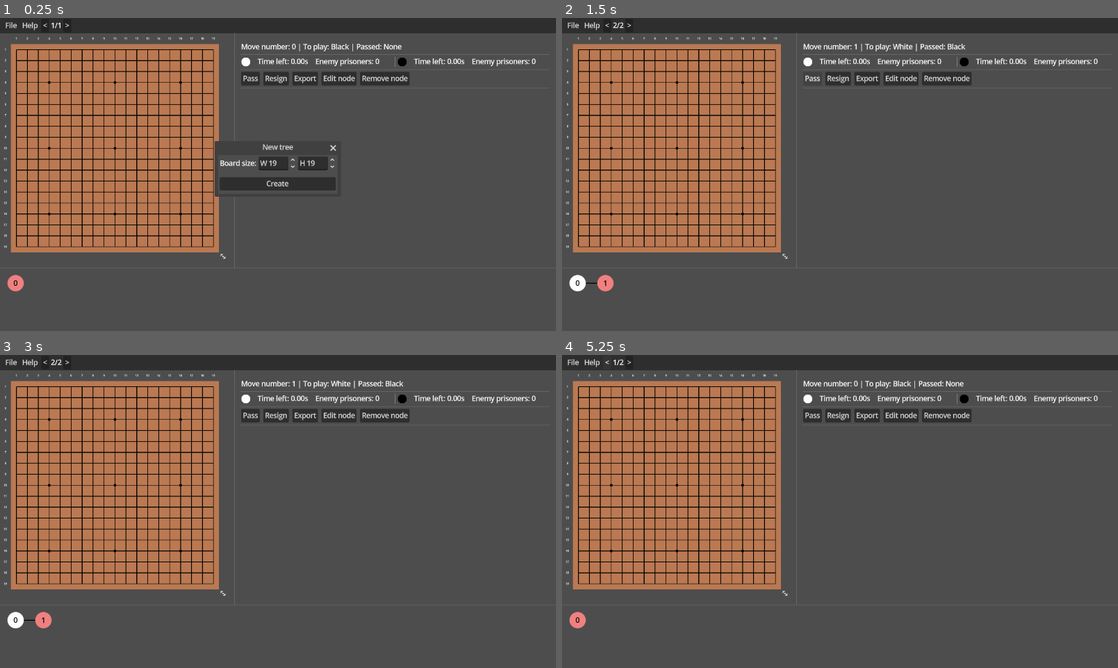
Above: before the commit, frames 1-4 (two rows, left to right).
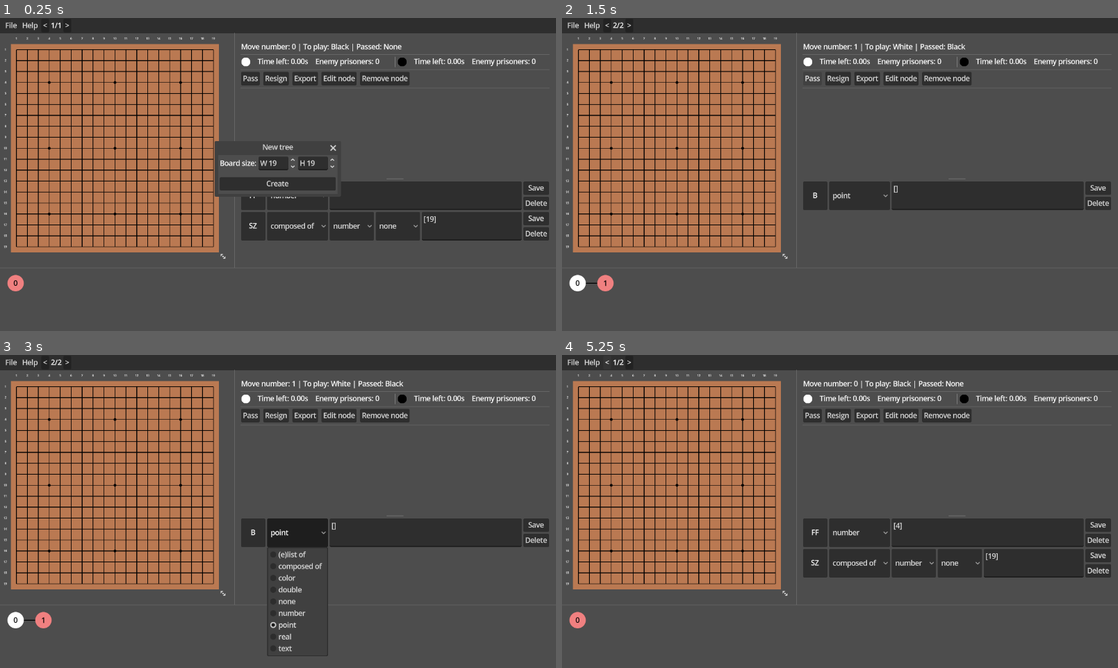
Above: after the commit, the same moments.

Repository: MichalHrbek/gdgo
Game: Godot game, scene res://scenes/main.tscn
The game is run twice, just before and just after one commit, with the same random seed, the same clock (stepped at 60 frames per second) and the same inputs.
Inputs (mouse positions are in pixels of both pictures, inside the frame that each line leads up to):
- Up to frame 1 (0.25 s): no input
- Up to frame 2 (1.5 s): click "Create" at 0.5 s; click "Pass" at 1.25 s
- Up to frame 3 (3 s): click "Resign" at 2 s; click (300, 533) at 2.75 s, where only the run after the commit has a clickable "point"
- Up to frame 4 (5.25 s): click "Pass" (after the commit: "Save") at 3.5 s; click "File" at 4.25 s; click "<" at 5 s

The runs differ from the first frame. In frame 1, 8.8% of the frame differs, in the area x 43-99%, y 51-72%; in frame 2, 4.9%; in frame 3, 5.5%; in frame 4, 9.6%.

Commit message:
Manual SGF viewing

Diff:
--- a/scenes/board_piece.tscn
+++ b/scenes/board_piece.tscn
@@ -1,6 +1,6 @@
 [gd_scene format=3 uid="uid://bt7eoyoj6yo3e"]
 
-[ext_resource type="Script" uid="uid://c6lui3xkwn8j" path="res://scripts/go/ui/board_piece.gd" id="1_kovof"]
+[ext_resource type="Script" uid="uid://c6lui3xkwn8j" path="res://scripts/ui/board_piece.gd" id="1_kovof"]
 [ext_resource type="Texture2D" uid="uid://be3u045e6woxv" path="res://assets/grid/grid_bottom.svg" id="2_my1nj"]
 [ext_resource type="Texture2D" uid="uid://b1fjj6wg1am83" path="res://assets/grid/grid_top.svg" id="3_1f78n"]
 [ext_resource type="Texture2D" uid="uid://dtvk1dw3s4iqo" path="res://assets/grid/grid_left.svg" id="4_ul1dh"]
--- a/scenes/main.tscn
+++ b/scenes/main.tscn
@@ -1,13 +1,14 @@
 [gd_scene format=3 uid="uid://bcxwy2weokxef"]
 
-[ext_resource type="Script" uid="uid://cwrc6h0puvesm" path="res://scripts/go/ui/file_menu.gd" id="1_o6xl0"]
-[ext_resource type="Script" uid="uid://hfk0hqouwuei" path="res://scripts/go/ui/game_state_ui.gd" id="2_jyhfs"]
-[ext_resource type="Script" uid="uid://d4bwd2p4ppo3l" path="res://scripts/go/ui/board.gd" id="2_tbgi4"]
+[ext_resource type="Script" uid="uid://cwrc6h0puvesm" path="res://scripts/ui/file_menu.gd" id="1_o6xl0"]
+[ext_resource type="Script" uid="uid://hfk0hqouwuei" path="res://scripts/ui/game_state_ui.gd" id="2_jyhfs"]
+[ext_resource type="Script" uid="uid://d4bwd2p4ppo3l" path="res://scripts/ui/board.gd" id="2_tbgi4"]
 [ext_resource type="Texture2D" uid="uid://cwej1vhu75qwf" path="res://assets/ui/scale.svg" id="2_tefeu"]
-[ext_resource type="Script" uid="uid://c5ae88nlor0pd" path="res://scripts/go/ui/game_props_popup.gd" id="2_tipki"]
-[ext_resource type="Script" uid="uid://dm8721x0payo4" path="res://scripts/go/ui/comment_box.gd" id="3_jyhfs"]
+[ext_resource type="Script" uid="uid://c5ae88nlor0pd" path="res://scripts/ui/game_props_popup.gd" id="2_tipki"]
+[ext_resource type="Script" uid="uid://dm8721x0payo4" path="res://scripts/ui/comment_box.gd" id="3_jyhfs"]
 [ext_resource type="PackedScene" uid="uid://do4lb5meosjl" path="res://scenes/player_info.tscn" id="3_tbgi4"]
-[ext_resource type="Script" uid="uid://cftxeap8dnx5r" path="res://scripts/go/ui/sgf_tree_vis.gd" id="3_tefeu"]
+[ext_resource type="Script" uid="uid://cftxeap8dnx5r" path="res://scripts/ui/sgf_tree_vis.gd" id="3_tefeu"]
+[ext_resource type="Script" uid="uid://dgr5spgpi0ydc" path="res://scripts/ui/sgf_props_editor.gd" id="8_85g3d"]
 
 [sub_resource type="StyleBoxFlat" id="StyleBoxFlat_tefeu"]
 content_margin_left = 0.0
@@ -250,11 +251,26 @@
 [node name="HSeparator2" type="HSeparator" parent="CanvasLayer/VBoxContainer/HBoxContainer/MarginContainer2/VBoxContainer" unique_id=1380624165]
 layout_mode = 2
 
-[node name="Comment" type="RichTextLabel" parent="CanvasLayer/VBoxContainer/HBoxContainer/MarginContainer2/VBoxContainer" unique_id=1536925057]
+[node name="VSplitContainer" type="VSplitContainer" parent="CanvasLayer/VBoxContainer/HBoxContainer/MarginContainer2/VBoxContainer" unique_id=364775984]
+layout_mode = 2
+size_flags_vertical = 3
+theme_override_constants/autohide = 0
+
+[node name="Comment" type="RichTextLabel" parent="CanvasLayer/VBoxContainer/HBoxContainer/MarginContainer2/VBoxContainer/VSplitContainer" unique_id=1536925057]
 layout_mode = 2
 size_flags_vertical = 3
 vertical_alignment = 1
 script = ExtResource("3_jyhfs")
+
+[node name="ScrollContainer" type="ScrollContainer" parent="CanvasLayer/VBoxContainer/HBoxContainer/MarginContainer2/VBoxContainer/VSplitContainer" unique_id=743548268]
+layout_mode = 2
+size_flags_vertical = 3
+
+[node name="SgfPropsEditor" type="VBoxContainer" parent="CanvasLayer/VBoxContainer/HBoxContainer/MarginContainer2/VBoxContainer/VSplitContainer/ScrollContainer" unique_id=724082914]
+layout_mode = 2
+size_flags_horizontal = 3
+size_flags_vertical = 3
+script = ExtResource("8_85g3d")
 
 [node name="HSeparator" type="HSeparator" parent="CanvasLayer/VBoxContainer" unique_id=209413034]
 layout_mode = 2
@@ -287,4 +303,5 @@
 [connection signal="state_changed" from="CanvasLayer/VBoxContainer/ScrollContainer/SgfTreeVis" to="CanvasLayer/VBoxContainer/HBoxContainer/MarginContainer2/VBoxContainer/GameState" method="_on_state_changed"]
 [connection signal="state_changed" from="CanvasLayer/VBoxContainer/ScrollContainer/SgfTreeVis" to="CanvasLayer/VBoxContainer/HBoxContainer/MarginContainer2/VBoxContainer/HBoxContainer/WhitePlayerInfo" method="_on_state_changed"]
 [connection signal="state_changed" from="CanvasLayer/VBoxContainer/ScrollContainer/SgfTreeVis" to="CanvasLayer/VBoxContainer/HBoxContainer/MarginContainer2/VBoxContainer/HBoxContainer/BlackPlayerInfo" method="_on_state_changed"]
-[connection signal="state_changed" from="CanvasLayer/VBoxContainer/ScrollContainer/SgfTreeVis" to="CanvasLayer/VBoxContainer/HBoxContainer/MarginContainer2/VBoxContainer/Comment" method="_on_state_changed"]
+[connection signal="state_changed" from="CanvasLayer/VBoxContainer/ScrollContainer/SgfTreeVis" to="CanvasLayer/VBoxContainer/HBoxContainer/MarginContainer2/VBoxContainer/VSplitContainer/Comment" method="_on_state_changed"]
+[connection signal="state_changed" from="CanvasLayer/VBoxContainer/ScrollContainer/SgfTreeVis" to="CanvasLayer/VBoxContainer/HBoxContainer/MarginContainer2/VBoxContainer/VSplitContainer/ScrollContainer/SgfPropsEditor" method="_on_state_changed"]
--- a/scenes/player_info.tscn
+++ b/scenes/player_info.tscn
@@ -1,7 +1,7 @@
 [gd_scene format=3 uid="uid://do4lb5meosjl"]
 
 [ext_resource type="Texture2D" uid="uid://bjahbwc55i31x" path="res://assets/stones/stone.svg" id="1_oojiu"]
-[ext_resource type="Script" uid="uid://br254id0cwan1" path="res://scripts/go/ui/player_info_ui.gd" id="1_yl0j5"]
+[ext_resource type="Script" uid="uid://br254id0cwan1" path="res://scripts/ui/player_info_ui.gd" id="1_yl0j5"]
 
 [node name="PlayerInfo" type="HFlowContainer" unique_id=946200347 node_paths=PackedStringArray("color_rect", "name_label", "rank_label", "team_label", "time_label", "by_label", "prisoners_label")]
 anchors_preset = 15
--- /dev/null
+++ b/scenes/sgf_prop.tscn
@@ -0,0 +1,83 @@
+[gd_scene format=3 uid="uid://bot6ilq465w02"]
+
+[ext_resource type="Script" uid="uid://br6r8rdi4al5p" path="res://scripts/ui/sgf_prop.gd" id="1_oxr6d"]
+[ext_resource type="PackedScene" uid="uid://bopx2t1tqbnim" path="res://scenes/sgf_type.tscn" id="1_voova"]
+
+[node name="Control" type="HBoxContainer" unique_id=18523945 node_paths=PackedStringArray("l1", "list", "left", "right", "value", "key")]
+anchors_preset = 15
+anchor_right = 1.0
+anchor_bottom = 1.0
+grow_horizontal = 2
+grow_vertical = 2
+script = ExtResource("1_oxr6d")
+l1 = NodePath("HBoxContainer/L1")
+list = NodePath("HBoxContainer/List")
+left = NodePath("HBoxContainer/Left")
+right = NodePath("HBoxContainer/Right")
+value = NodePath("HBoxContainer/TextEdit")
+key = NodePath("HBoxContainer/PanelContainer/MarginContainer/KeyLabel")
+
+[node name="HBoxContainer" type="HBoxContainer" parent="." unique_id=399417756]
+layout_mode = 2
+size_flags_horizontal = 3
+
+[node name="PanelContainer" type="PanelContainer" parent="HBoxContainer" unique_id=1511957212]
+layout_mode = 2
+
+[node name="MarginContainer" type="MarginContainer" parent="HBoxContainer/PanelContainer" unique_id=842602039]
+layout_mode = 2
+theme_override_constants/margin_left = 4
+theme_override_constants/margin_top = 4
+theme_override_constants/margin_right = 4
+theme_override_constants/margin_bottom = 4
+
+[node name="KeyLabel" type="Label" parent="HBoxContainer/PanelContainer/MarginContainer" unique_id=453242507]
+custom_minimum_size = Vector2(48, 0)
+layout_mode = 2
+text = "Key"
+horizontal_alignment = 1
+vertical_alignment = 1
+
+[node name="L1" parent="HBoxContainer" unique_id=405994935 node_paths=PackedStringArray("left_compose", "right_compose", "list") instance=ExtResource("1_voova")]
+layout_mode = 2
+left_compose = NodePath("../Left")
+right_compose = NodePath("../Right")
+list = NodePath("../List")
+
+[node name="List" parent="HBoxContainer" unique_id=472659531 node_paths=PackedStringArray("left_compose", "right_compose") instance=ExtResource("1_voova")]
+visible = false
+layout_mode = 2
+type = 1
+left_compose = NodePath("../Left")
+right_compose = NodePath("../Right")
+
+[node name="Left" parent="HBoxContainer" unique_id=661869688 instance=ExtResource("1_voova")]
+visible = false
+layout_mode = 2
+type = 2
+
+[node name="Right" parent="HBoxContainer" unique_id=1002914512 instance=ExtResource("1_voova")]
+visible = false
+layout_mode = 2
+type = 2
+
+[node name="TextEdit" type="TextEdit" parent="HBoxContainer" unique_id=322781285]
+layout_mode = 2
+size_flags_horizontal = 3
+focus_mode = 1
+emoji_menu_enabled = false
+
+[node name="VBoxContainer" type="VBoxContainer" parent="HBoxContainer" unique_id=154708456]
+layout_mode = 2
+
+[node name="Button" type="Button" parent="HBoxContainer/VBoxContainer" unique_id=1574943569]
+layout_mode = 2
+size_flags_vertical = 3
+focus_mode = 1
+text = "Save"
+
+[node name="Button2" type="Button" parent="HBoxContainer/VBoxContainer" unique_id=302048278]
+layout_mode = 2
+size_flags_vertical = 3
+focus_mode = 1
+text = "Delete"
--- /dev/null
+++ b/scenes/sgf_type.tscn
@@ -0,0 +1,12 @@
+[gd_scene format=3 uid="uid://bopx2t1tqbnim"]
+
+[ext_resource type="Script" uid="uid://dep1uksob0eao" path="res://scripts/ui/sgf_type_button.gd" id="1_4esnd"]
+
+[node name="SgfTypeButton" type="OptionButton" unique_id=405994935]
+anchors_preset = 15
+anchor_right = 1.0
+anchor_bottom = 1.0
+grow_horizontal = 2
+grow_vertical = 2
+focus_mode = 1
+script = ExtResource("1_4esnd")
--- a/scenes/tree_node.tscn
+++ b/scenes/tree_node.tscn
@@ -1,7 +1,7 @@
 [gd_scene format=3 uid="uid://clih20vicpywb"]
 
 [ext_resource type="Texture2D" uid="uid://bjahbwc55i31x" path="res://assets/stones/stone.svg" id="1_cs86i"]
-[ext_resource type="Script" uid="uid://v7waphovtbla" path="res://scripts/go/ui/tree_node.gd" id="1_m7hul"]
+[ext_resource type="Script" uid="uid://v7waphovtbla" path="res://scripts/ui/tree_node.gd" id="1_m7hul"]
 
 [sub_resource type="LabelSettings" id="LabelSettings_m7hul"]
 font_color = Color(0, 0, 0, 1)
--- a/scripts/sgf/sgf_types.gd
+++ b/scripts/sgf/sgf_types.gd
@@ -89,13 +89,39 @@
 	"TW": SgfPointList.new.bind(true),      # White territory
 }
 
-class SgfTypeBase:
+const TYPES_L1 = [SgfTypes.SgfList]
+const TYPES_L2 = [SgfTypes.SgfCompose]
+const TYPES_L3 = [SgfTypes.SgfColor, SgfTypes.SgfDouble, SgfTypes.SgfNone, SgfTypes.SgfNumber, SgfTypes.SgfPoint, SgfTypes.SgfReal, SgfTypes.SgfText]
+const TYPES_ALL = TYPES_L1 + TYPES_L2 + TYPES_L3
+
+class SgfTypeBase extends RefCounted:
 	func _init(_texts: Array[String]) -> void:
 		pass
 
+	func typename() -> String:
+		return "unknown"
+
+	static func generic_typename() -> String:
+		return "unknown"
+
+	static func get_type():
+		return SgfTypeBase
+
+	func _to_string() -> String:
+		return "[]"
+
 class SgfNone extends SgfTypeBase:
 	func _to_string() -> String:
 		return "[]"
+
+	func typename() -> String:
+		return "none"
+
+	static func generic_typename() -> String:
+		return "none"
+
+	static func get_type():
+		return SgfNone
 
 class SgfDouble extends SgfTypeBase:
 	var value := 0
@@ -111,6 +137,15 @@
 	func _to_string() -> String:
 		return "[%d]" % value
 
+	func typename() -> String:
+		return "double"
+
+	static func generic_typename() -> String:
+		return "double"
+
+	static func get_type():
+		return SgfDouble
+
 class SgfColor extends SgfTypeBase:
 	var value := Stone.StoneColor.NONE
 	func _init(texts: Array[String]) -> void:
@@ -125,6 +160,15 @@
 	func _to_string() -> String:
 		return "[W]" if value == Stone.StoneColor.WHITE else "[B]"
 
+	func typename() -> String:
+		return "color"
+
+	static func generic_typename() -> String:
+		return "color"
+
+	static func get_type():
+		return SgfColor
+
 class SgfPoint extends SgfTypeBase:
 	# 1-indexed
 	var x := 0
@@ -155,10 +199,21 @@
 	func to_ivec() -> Vector2i:
 		return Vector2i(x,y)
 
+	func typename() -> String:
+		return "point"
+
+	static func generic_typename() -> String:
+		return "point"
+
+	static func get_type():
+		return SgfPoint
+
 class SgfPointList extends SgfTypeBase:
 	var points: Array[Vector2i] = []
-
-	func _init(texts: Array[String], elist: bool = false) -> void:
+	var elist: bool
+
+	func _init(texts: Array[String], elist_: bool = false) -> void:
+		elist = elist_
 		if elist:
 			if len(texts) == 1:
 				if len(texts[0]) == 0:
@@ -187,6 +242,16 @@
 			s += "[" + SgfPoint.int_to_chr(i.x) + SgfPoint.int_to_chr(i.y) + "]"
 		return s
 
+	func typename() -> String:
+		if elist: return "elist of point"
+		return "list of point"
+
+	static func generic_typename() -> String:
+		return "(e)list of point"
+
+	static func get_type():
+		return SgfPointList
+
 class SgfNumber extends SgfTypeBase:
 	var value := 0
 	func _init(texts: Array[String]) -> void:
@@ -196,6 +261,15 @@
 	func _to_string() -> String:
 		return "[%d]" % value
 
+	func typename() -> String:
+		return "number"
+
+	static func generic_typename() -> String:
+		return "number"
+
+	static func get_type():
+		return SgfNumber
+
 class SgfReal extends SgfTypeBase:
 	var value := 0.0
 	func _init(texts: Array[String]) -> void:
@@ -205,6 +279,15 @@
 	func _to_string() -> String:
 		return "[%f]" % value
 
+	func typename() -> String:
+		return "real"
+
+	static func generic_typename() -> String:
+		return "real"
+
+	static func get_type():
+		return SgfReal
+
 class SgfText extends SgfTypeBase:
 	var value := ""
 	func _init(texts: Array[String]) -> void:
@@ -214,10 +297,21 @@
 	func _to_string() -> String:
 		return "[%s]" % value
 
+	func typename() -> String:
+		return "text"
+
+	static func generic_typename() -> String:
+		return "text"
+
+	static func get_type():
+		return SgfText
+
 class SgfList extends SgfTypeBase:
 	var values: Array[Variant] = []
-
-	func _init(texts: Array[String], sgf_type: Callable, elist: bool = false) -> void:
+	var elist: bool
+
+	func _init(texts: Array[String], sgf_type: Callable, elist_: bool = false) -> void:
+		elist = elist_
 		if elist:
 			if len(texts) == 1:
 				if len(texts[0]) == 0:
@@ -235,6 +329,17 @@
 			s += str(i)
 		return s
 
+	func typename() -> String:
+		var s := "elist of " if elist else "list of "
+		s += values[0].typename() if values else "unknown"
+		return s
+
+	static func generic_typename() -> String:
+		return "(e)list of"
+
+	static func get_type():
+		return SgfList
+
 static func _str_arr_cast(arr: Array) -> Array[String]:
 	var typed: Array[String] = []
 	typed.assign(arr)
@@ -278,3 +383,12 @@
 		results.append(subject.substr(last_index))
 
 		return results
+
+	func typename() -> String:
+		return "composed %s : %s" % [left_value.typename(), right_value.typename() if right_value else "unknown"]
+
+	static func generic_typename() -> String:
+		return "composed of"
+
+	static func get_type():
+		return SgfCompose
--- /dev/null
+++ b/scripts/ui/sgf_prop.gd
@@ -0,0 +1,28 @@
+class_name SgfPropUI
+extends Control
+
+@export var l1: SgfTypeButton
+@export var list: SgfTypeButton
+@export var left: SgfTypeButton
+@export var right: SgfTypeButton
+@export var value: TextEdit
+@export var key: Label
+
+func create(prop_name: String, prop_value: SgfTypes.SgfTypeBase) -> void:
+	var type = prop_value.get_type()
+	l1.should_select = type
+	if prop_value is SgfTypes.SgfCompose:
+		left.should_select = prop_value.left_value.get_type()
+		if prop_value.right_value: right.should_select = prop_value.right_value.get_type()
+	elif prop_value is SgfTypes.SgfList:
+		if prop_value.values:
+			list.should_select = prop_value.values[0].get_type()
+			if list.should_select == SgfTypes.SgfCompose:
+				left.should_select = prop_value.values[0].left_value.get_type()
+				if prop_value.values[0].right_value: right.should_select = prop_value.values[0].right_value.get_type()
+	elif prop_value is SgfTypes.SgfPointList:
+		l1.should_select = SgfTypes.SgfList
+		list.should_select = SgfTypes.SgfPoint
+
+	value.text = str(prop_value)
+	key.text = prop_name
--- /dev/null
+++ b/scripts/ui/sgf_props_editor.gd
@@ -0,0 +1,23 @@
+extends Control
+
+const prop_scene: PackedScene = preload("res://scenes/sgf_prop.tscn")
+
+var props: Array[Control] = []
+
+func create(node: SGF.SgfNode) -> void:
+	for i in props:
+		i.queue_free()
+	props.clear()
+
+	for i in node.properties:
+		var p: SgfPropUI = prop_scene.instantiate()
+		#var l := Label.new()
+		#l.text = "%s | %s | %s" % [i, node.properties[i].typename(), node.properties[i]]
+
+		p.create(i, node.properties[i])
+		props.append(p)
+		add_child(p)
+
+func _on_state_changed(_state: GameState, node: SGF.SgfNode) -> void:
+	if node:
+		create(node)
--- /dev/null
+++ b/scripts/ui/sgf_type_button.gd
@@ -0,0 +1,68 @@
+class_name SgfTypeButton
+extends OptionButton
+
+@export_enum("L1:0", "L2(List):1", "L3(Compose):2") var type: int = 0
+
+@export var left_compose: SgfTypeButton
+@export var right_compose: SgfTypeButton
+@export var list: SgfTypeButton
+
+var types = []
+var should_select: Variant
+var is_ready := false
+
+func _ready() -> void:
+	if is_ready:
+		return
+	is_ready = true
+
+	if type == 0:
+		types.append_array(SgfTypes.TYPES_L1)
+		types.append_array(SgfTypes.TYPES_L2)
+		types.append_array(SgfTypes.TYPES_L3)
+	elif type == 1:
+		types.append_array(SgfTypes.TYPES_L2)
+		types.append_array(SgfTypes.TYPES_L3)
+	elif type == 2:
+		types.append_array(SgfTypes.TYPES_L3)
+
+	for i in types:
+		add_item(i.generic_typename())
+
+	if should_select:
+		select(types.find(should_select))
+	else:
+		select(types.find(SgfTypes.SgfNone))
+	if type == 0:
+		_on_update()
+	item_selected.connect(_on_update.unbind(1))
+
+func _on_update() -> void:
+	_ready()
+
+	if selected == -1:
+		return
+
+	if types[selected] == SgfTypes.SgfList:
+		list._on_update()
+		list.show()
+		left_compose.visible = list.selected != -1 and list.types[list.selected] == SgfTypes.SgfCompose
+		right_compose.visible = list.selected != -1 and list.types[list.selected] == SgfTypes.SgfCompose
+	elif types[selected] == SgfTypes.SgfCompose:
+		left_compose._on_update()
+		right_compose._on_update()
+		if list: list.hide()
+		left_compose.show()
+		right_compose.show()
+	else:
+		if list: list.hide()
+		if left_compose: left_compose.hide()
+		if right_compose: right_compose.hide()
+
+func get_type() -> Callable:
+	if types[selected] == SgfTypes.SgfList:
+		return SgfTypes.SgfList.new.bind(list.get_type())
+	elif types[selected] == SgfTypes.SgfCompose:
+		return SgfTypes.SgfCompose.new.bind(left_compose.get_type(), right_compose.get_type())
+	else:
+		return types[selected].new
Renamed: scripts/go/ui/board.gd -> scripts/ui/board.gd
Renamed: scripts/go/ui/board.gd.uid -> scripts/ui/board.gd.uid
Renamed: scripts/go/ui/board_piece.gd -> scripts/ui/board_piece.gd
Renamed: scripts/go/ui/board_piece.gd.uid -> scripts/ui/board_piece.gd.uid
Renamed: scripts/go/ui/comment_box.gd -> scripts/ui/comment_box.gd
Renamed: scripts/go/ui/comment_box.gd.uid -> scripts/ui/comment_box.gd.uid
Renamed: scripts/go/ui/file_menu.gd -> scripts/ui/file_menu.gd
Renamed: scripts/go/ui/file_menu.gd.uid -> scripts/ui/file_menu.gd.uid
Renamed: scripts/go/ui/game_props_popup.gd -> scripts/ui/game_props_popup.gd
Renamed: scripts/go/ui/game_props_popup.gd.uid -> scripts/ui/game_props_popup.gd.uid
Renamed: scripts/go/ui/game_state_ui.gd -> scripts/ui/game_state_ui.gd
Renamed: scripts/go/ui/game_state_ui.gd.uid -> scripts/ui/game_state_ui.gd.uid
(and 9 more such lines)
